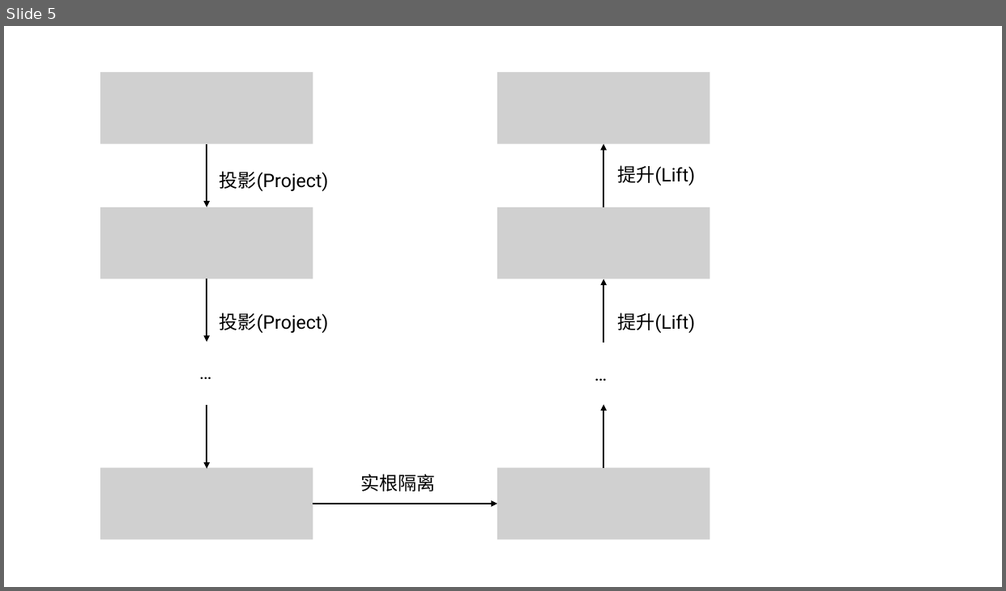
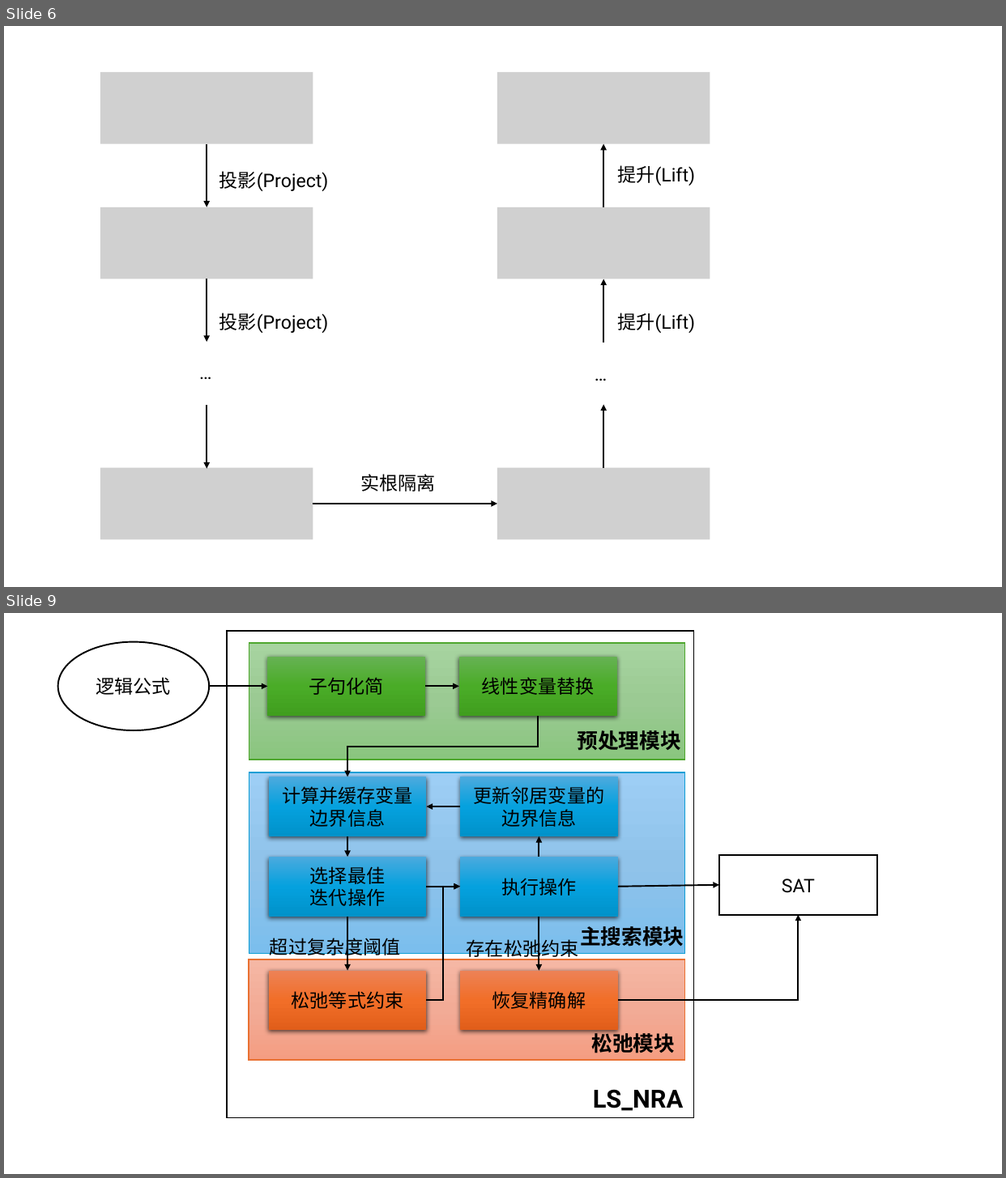
Before and after one commit to yogurt-shadow/Master_Thesis, a slide deck: draw.pptx. Shown one above the other, each under a label of ours: slide 5 before the commit, slides 6 and 9 after it; the slides between them are not shown. The pictures are 1006x591 and 1006x1178 pixels, drawn with LibreOffice and Linux fonts; fonts in the diff are those of the drawing; grey boxes stand for pictures. Boxes give left, top, right and bottom in pixels: in the first picture for what was removed or moved away, otherwise in the second. Text is boxed around its words. In the diff, an @@ line names an element or a change of style, - is before the commit and + after.

```diff
--- a/draw.pptx
+++ b/draw.pptx
@@ slide 9 added at box(4, 613, 1002, 1174), background #FFFFFF @@
@@ rectangle added at box(226, 630, 693, 1118), fill #FFFFFF, outline #000000 1.5 pt @@
@@ ellipse added at box(58, 642, 209, 730), fill #FFFFFF, outline #000000 1.5 pt, 18 pt, text #000000 @@
+逻辑公式
@@ rectangle added at box(249, 643, 685, 760), fill gradient #A8D5A0 to #9CCA94 to #8AC680, outline #4EA72E 1 pt @@
@@ rectangle added at box(267, 657, 425, 717), fill gradient #66B354 to #4BAD28 to #409F1E, 18 pt, text #000000 @@
+子句化简
@@ rectangle added at box(459, 657, 617, 717), fill gradient #66B354 to #4BAD28 to #409F1E, 18 pt, text #000000 @@
+线性变量替换
@@ arrow added from (209, 687) to (267, 687), #000000 1.5 pt @@
@@ arrow added from (425, 687) to (459, 687), #000000 1.5 pt @@
@@ elbow arrow added from (538, 717) to (347, 777), #000000 1.5 pt @@
@@ text added at box(577, 730, 680, 751), 20 pt, text #000000, bold @@
+预处理模块
@@ rectangle added at box(249, 773, 685, 954), fill gradient #9ECFF5 to #90C4EB to #7CBEED, outline #0F9ED5 1 pt @@
@@ rectangle added at box(269, 777, 427, 837), fill gradient #4CAADF to #05A2DF to #0092CB, 18 pt, text #000000 @@
+计算并缓存变量边界信息
@@ rectangle added at box(460, 777, 618, 837), fill gradient #4CAADF to #05A2DF to #0092CB, 18 pt, text #000000 @@
+更新邻居变量的边界信息
@@ arrow added from (460, 807) to (426, 807), #000000 1.5 pt @@
@@ arrow added from (347, 837) to (347, 857), #000000 1.5 pt @@
@@ arrow added from (539, 857) to (539, 837), #000000 1.5 pt @@
@@ rectangle added at box(720, 855, 878, 915), fill #FFFFFF, outline #000000 1.5 pt, 18 pt, text #000000 @@
+SAT
@@ rectangle added at box(269, 857, 427, 917), fill gradient #4CAADF to #05A2DF to #0092CB, 18 pt, text #000000 @@
+选择最佳
+迭代操作
@@ rectangle added at box(460, 857, 618, 917), fill gradient #4CAADF to #05A2DF to #0092CB, 18 pt, text #000000 @@
+执行操作
@@ elbow arrow added from (426, 1001) to (460, 887), #000000 1.5 pt @@
@@ arrow added from (426, 887) to (460, 887), #000000 1.5 pt @@
@@ arrow added from (618, 887) to (720, 884), #000000 1.5 pt @@
@@ arrow added from (347, 916) to (347, 971), #000000 1.5 pt @@
@@ arrow added from (539, 916) to (539, 971), #000000 1.5 pt @@
@@ text added at box(580, 926, 684, 947), 20 pt, text #000000, bold @@
+主搜索模块
@@ elbow arrow added from (618, 1001) to (799, 914), #000000 1.5 pt @@
@@ text added at box(270, 935, 401, 959), 18 pt, text #000000 @@
+超过复杂度阈值
@@ text added at box(467, 936, 579, 960), 18 pt, text #000000 @@
+存在松弛约束
@@ rectangle added at box(249, 960, 685, 1060), fill gradient #F5B8A5 to #F2AB96 to #F59E82, outline #E97132 1 pt @@
@@ rectangle added at box(269, 971, 427, 1031), fill gradient #ED8257 to #F26E29 to #E25F1A, 18 pt, text #000000 @@
+松弛等式约束
@@ rectangle added at box(460, 971, 618, 1031), fill gradient #ED8257 to #F26E29 to #E25F1A, 18 pt, text #000000 @@
+恢复精确解
@@ text added at box(591, 1030, 675, 1053), 20 pt, text #000000, bold @@
+松弛模块
@@ text added at box(593, 1089, 684, 1111), 24 pt, text #000000, bold @@
+LS_NRA
@@ what was slide 5 is now slide 6 @@
```
Also in this commit, not shown: 1 slide changed, 2 other slides added, 1 slide removed, 25 other files.
